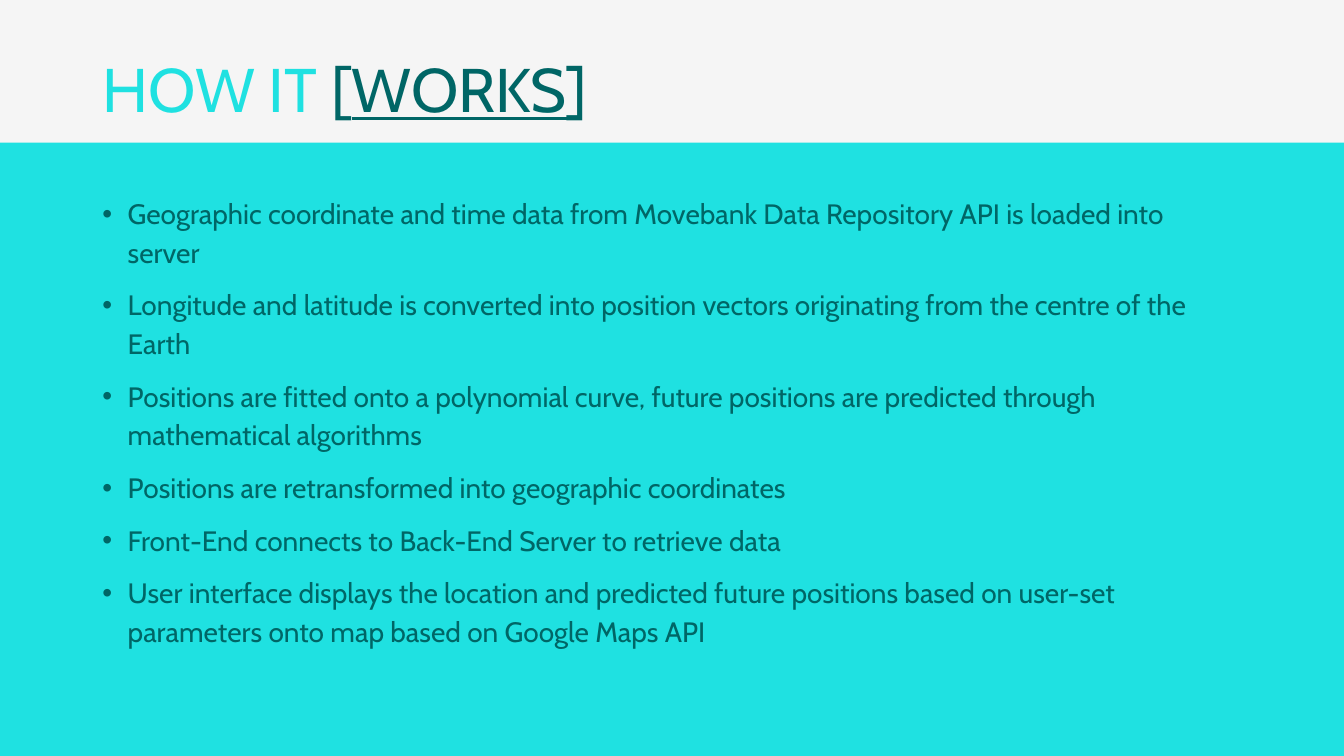
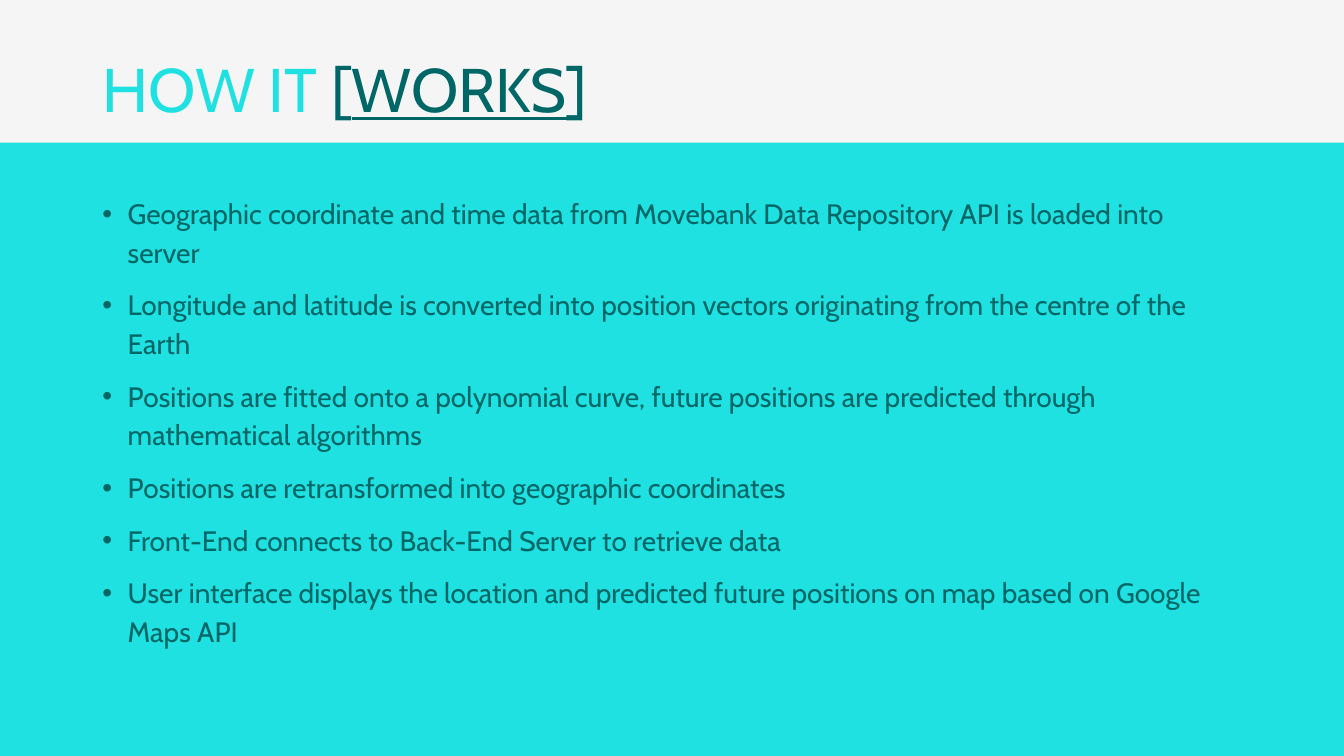
Before and after one commit to Dexeux/DeerTracking, a slide deck: slide 6 of Atmorossa Presentation.pptx. Drawn at 1344x756 pixels with LibreOffice and Linux fonts; fonts in the diff are those of the drawing. Boxes give left, top, right and bottom in pixels: in the first picture for what was removed or moved away, otherwise in the second. Text is boxed around its words. In the diff, an @@ line names an element or a change of style, - is before the commit and + after.

Commit message:
Final Presentation

```diff
--- a/Atmorossa Presentation.pptx
+++ b/Atmorossa Presentation.pptx
@@ text at (128, 582, 1200, 649): text changed @@
-• User interface displays the location and predicted future positions based on user-set parameters onto map based on Google Maps API
+• User interface displays the location and predicted future positions on map based on Google Maps API
```
Also in this commit, not shown: 1 other slide changed, 2 other files.
